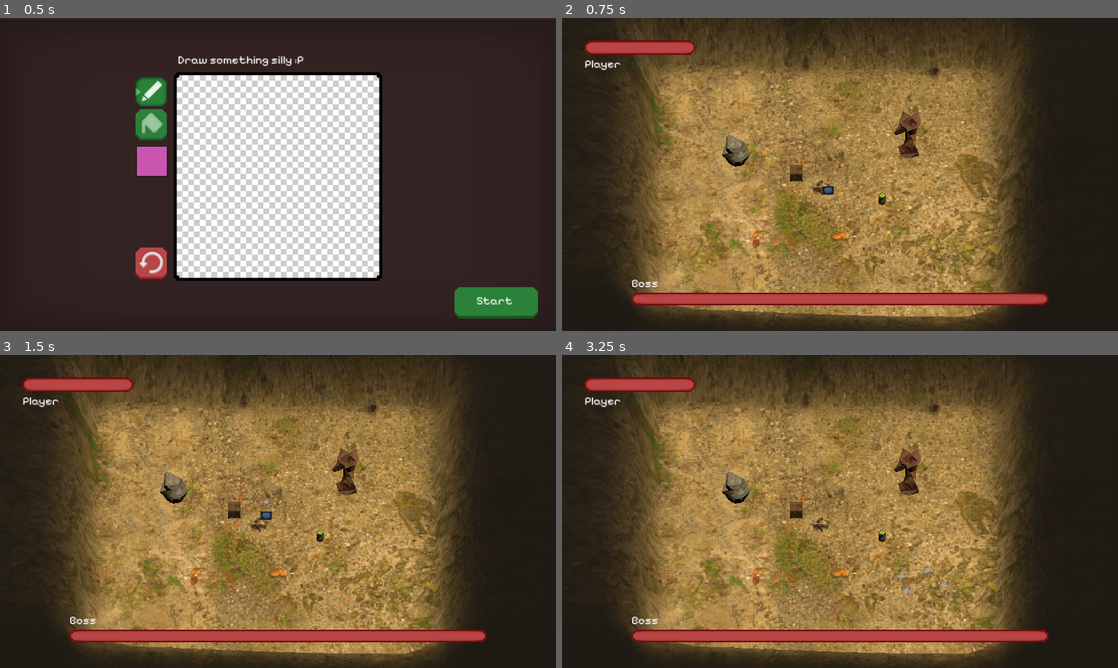
Above: before the commit, frames 1-4 (two rows, left to right).
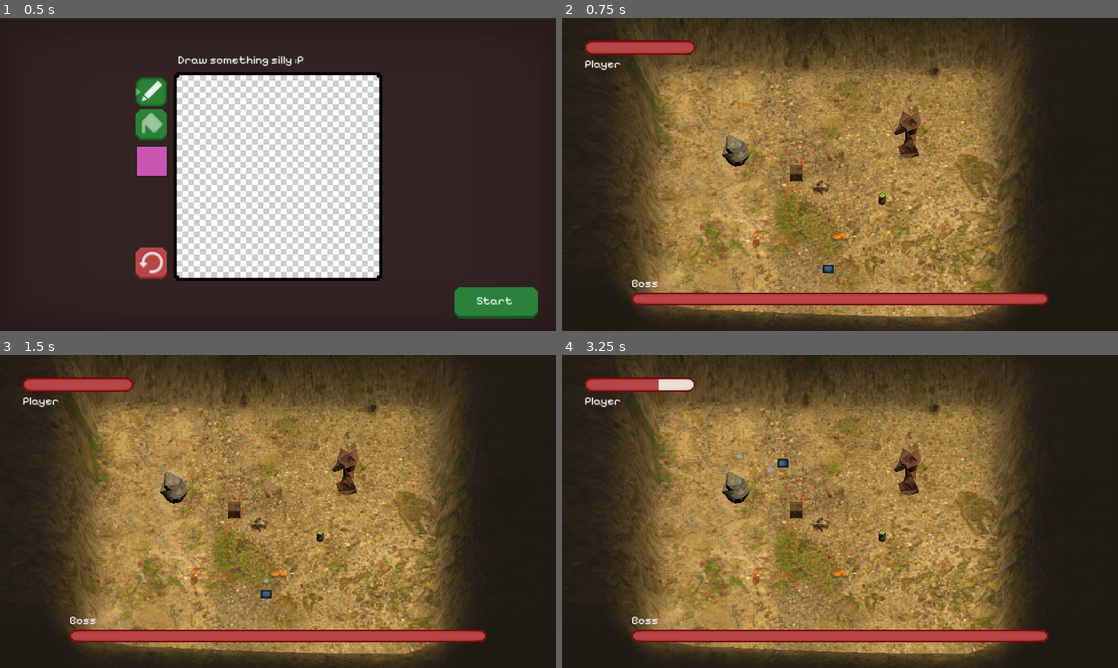
Above: after the commit, the same moments.

Repository: sticks-stuff/ggj
Game: Godot game, scene res://scenes/player_draw_pane.tscn
Same seed, same stepped clock (60 frames per second), same inputs: the game is played once before the commit and once after it.
Inputs:
- Up to frame 1 (0.5 s): no input
- Up to frame 2 (0.75 s): click "Start" at 0.5 s
- Up to frame 3 (1.5 s): tap Enter at 1.25 s; hold W (up) from 1.28 s (still down); hold Space (fire) from 1.28 s (still down)
- Up to frame 4 (3.25 s): release Space (fire) at 2.03 s; tap Space (fire) at 2.1 s; release W (up) at 2.78 s; hold A (left) from 2.78 s (still down); hold Space (fire) from 2.78 s (still down)

Frame 1 is identical in both runs. In frame 2, 0.1% of the frame differs, in the area x 46-49%, y 53-82%; in frame 3, 0.1%; in frame 4, 0.4%, in the area x 17-70%, y 7-77%.

Commit message:
re-added player collide with walls and props (#28)
* re-added player collide with walls and props
bullets collide with props (but not the world sadly)

* scale up boss
move player start away from boss
deal damage to player on touch boss

Diff:
--- a/environment_objects/props/prop_terrain.tscn
+++ b/environment_objects/props/prop_terrain.tscn
@@ -9,8 +9,9 @@
 
 [node name="terrain" parent="." instance=ExtResource("1_jepfn")]
 
-[node name="StaticBody3D" type="StaticBody3D" parent="."]
+[node name="world_collision" type="StaticBody3D" parent="."]
+unique_name_in_owner = true
 
-[node name="CollisionShape3D" type="CollisionShape3D" parent="StaticBody3D"]
+[node name="CollisionShape3D" type="CollisionShape3D" parent="world_collision"]
 transform = Transform3D(7.5, 0, 0, 0, 7.5, 0, 0, 0, 7.5, 0, -0.892803, 0)
 shape = SubResource("ConcavePolygonShape3D_0rmuh")
--- a/scenes/boss/enemy_bullet.tscn
+++ b/scenes/boss/enemy_bullet.tscn
@@ -24,3 +24,4 @@
 
 [connection signal="screen_exited" from="VisibleOnScreenNotifier3D" to="." method="_on_visible_on_screen_notifier_3d_screen_exited"]
 [connection signal="area_entered" from="Area3D" to="." method="_on_area_3d_area_entered"]
+[connection signal="body_entered" from="Area3D" to="." method="_on_area_3d_body_entered"]
--- a/scenes/game_scene.tscn
+++ b/scenes/game_scene.tscn
@@ -14,6 +14,7 @@
 
 [node name="player" parent="." node_paths=PackedStringArray("HUD") instance=ExtResource("1_4jftv")]
 unique_name_in_owner = true
+transform = Transform3D(1, 0, 0, 0, 1, 0, 0, 0, 1, 0, 0, 12.2042)
 HUD = NodePath("../HUD")
 
 [node name="Camera3D" type="Camera3D" parent="."]
@@ -35,8 +36,8 @@
 directional_shadow_mode = 0
 sky_mode = 1
 
-[node name="BossBody" parent="." node_paths=PackedStringArray("HUD") instance=ExtResource("3_n1xjb")]
-transform = Transform3D(4, 0, 0, 0, 1, 0, 0, 0, 4, 0, 0, 0)
+[node name="boss" parent="." node_paths=PackedStringArray("HUD") instance=ExtResource("3_n1xjb")]
+transform = Transform3D(8, 0, 0, 0, 8, 0, 0, 0, 8, 0, 0, 0)
 HUD = NodePath("../HUD")
 
 [node name="HUD" parent="." instance=ExtResource("4_w8y13")]
--- a/scenes/player.tscn
+++ b/scenes/player.tscn
@@ -17,4 +17,7 @@
 [node name="CollisionShape3D" type="CollisionShape3D" parent="Area3D"]
 shape = SubResource("SphereShape3D_4ax3u")
 
+[node name="CollisionShape3D2" type="CollisionShape3D" parent="."]
+shape = SubResource("SphereShape3D_4ax3u")
+
 [connection signal="area_entered" from="Area3D" to="." method="_on_area_3d_area_entered"]
--- a/scenes/player/player_bullet.tscn
+++ b/scenes/player/player_bullet.tscn
@@ -24,3 +24,4 @@
 
 [connection signal="screen_exited" from="VisibleOnScreenNotifier3D" to="." method="_on_visible_on_screen_notifier_3d_screen_exited"]
 [connection signal="area_entered" from="Area3D" to="." method="_on_area_3d_area_entered"]
+[connection signal="body_entered" from="Area3D" to="." method="_on_area_3d_body_entered"]
--- a/scripts/enemy_bullet.gd
+++ b/scripts/enemy_bullet.gd
@@ -20,3 +20,7 @@
 
 func _on_visible_on_screen_notifier_3d_screen_exited():
 	queue_free()
+
+func _on_area_3d_body_entered(body):
+	if body.name != "world_collision":
+		queue_free()
--- a/scripts/player/player.gd
+++ b/scripts/player/player.gd
@@ -51,7 +51,7 @@
 		get_parent().add_child(bullet_instance)
 
 func _on_area_3d_area_entered(area):
-	if area.is_in_group("enemy_bullet"):
+	if area.is_in_group("enemy_bullet") or area.is_in_group("boss"):
 		damage(1)
 
 func damage(amount):
--- a/scripts/player/player_bullet.gd
+++ b/scripts/player/player_bullet.gd
@@ -26,3 +26,7 @@
 func _on_area_3d_area_entered(area):
 	if area.is_in_group("boss"):
 		queue_free()
+
+func _on_area_3d_body_entered(body):
+	if body.name != "world_collision" and body.name != "player":
+		queue_free()
--- a/scripts/player_draw_pane.gd
+++ b/scripts/player_draw_pane.gd
@@ -37,6 +37,6 @@
 func _nextButtonPressed():
 	# Get texture
 	var game = preload("res://scenes/game_scene.tscn").instantiate();
-	game.get_node("BossBody").image_path = canvas.save_image()
+	game.get_node("boss").image_path = canvas.save_image()
 	get_tree().root.add_child(game)
 	get_tree().root.remove_child(self)
Not shown: 1 places in environment_objects/environment_node.tscn that only renumber resources
Not shown: 1 places in environment_objects/props/prop_terrain.tscn that only renumber resources
Not shown: 1 places in environment_objects/props/prop_tree.tscn that only renumber resources
Not shown: 1 places in scenes/boss/boss.tscn that only renumber resources
Not shown: 1 places in scenes/game_scene.tscn that only renumber resources
